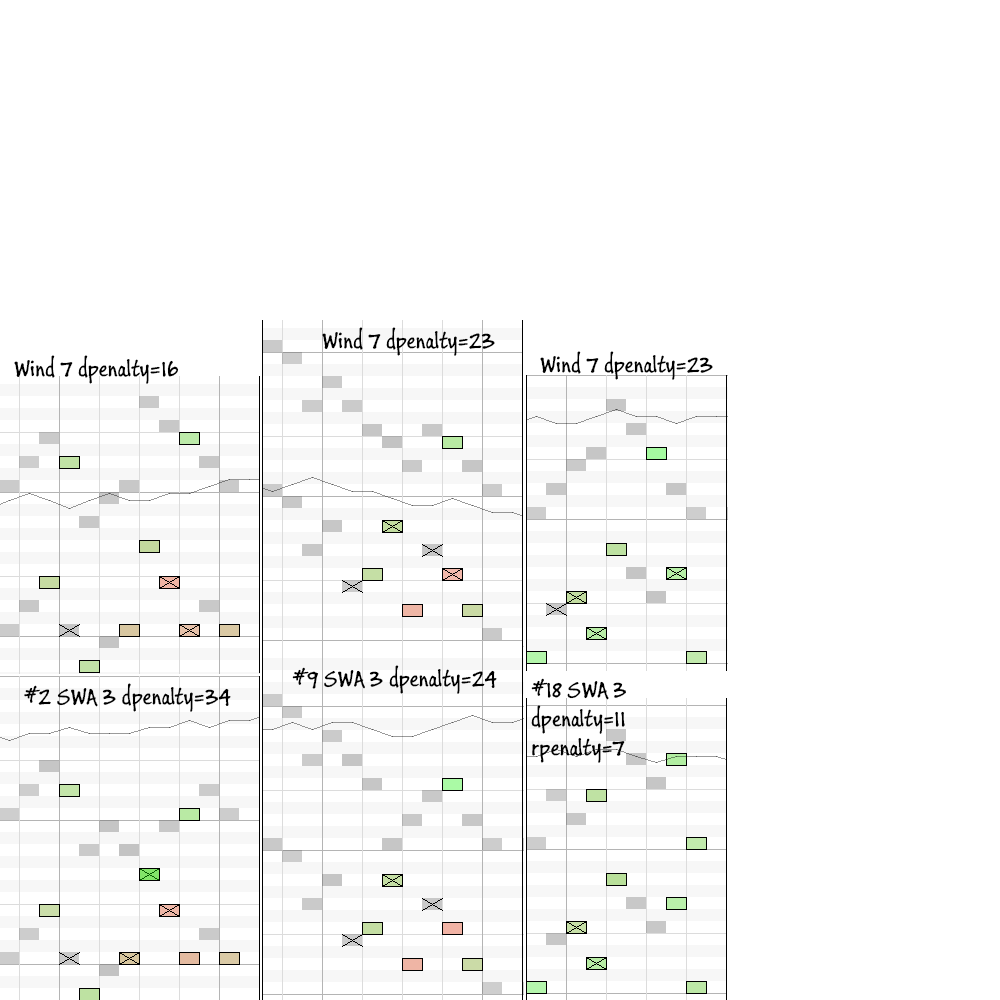
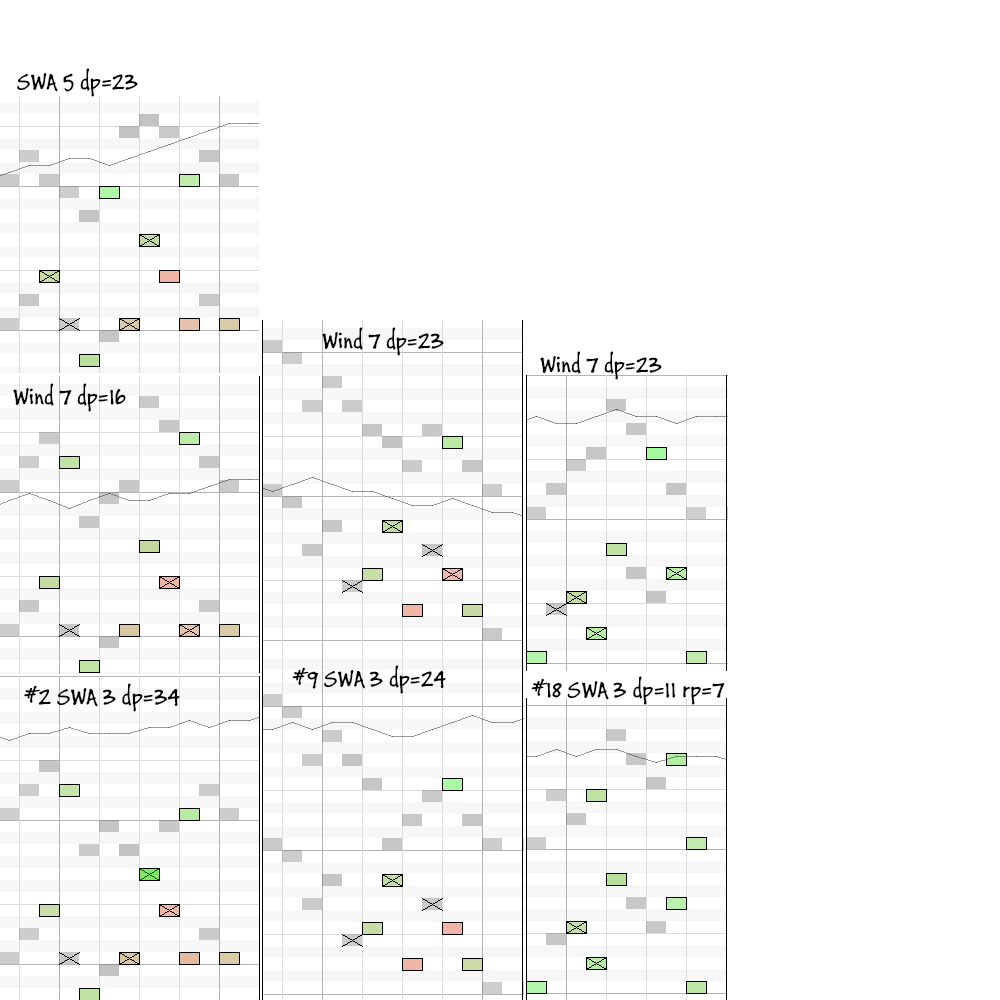
Comparing the layer stacks of the two 1000×1000 images. Changes:
added layer "SWA 5 dp=23" above "Wind 7 dp=16" over [17, 68, 138, 97]
renamed "Wind 7 dpenalty=16" to "Wind 7 dp=16", painted on it over [13, 355, 179, 412]
renamed "#18 SWA 3 dpenalty=11 rpenalty=7" to "#18 SWA 3 dp=11 rp=7", painted on it over [531, 676, 725, 763]
renamed "Wind 7 dpenalty=23" to "Wind 7 dp=23", painted on it over [407, 331, 495, 356]
renamed "Wind 7 dpenalty=23" to "Wind 7 dp=23", painted on it over [625, 355, 713, 380]
renamed "#9 SWA 3 dpenalty=24" to "#9 SWA 3 dp=24", painted on it over [410, 669, 497, 694]
added layer "Слой 7" above "#2 SWA 3 dp=34" over [0, 96, 259, 373]
renamed "#2 SWA 3 dpenalty=34" to "#2 SWA 3 dp=34", painted on it over [143, 687, 231, 712]
